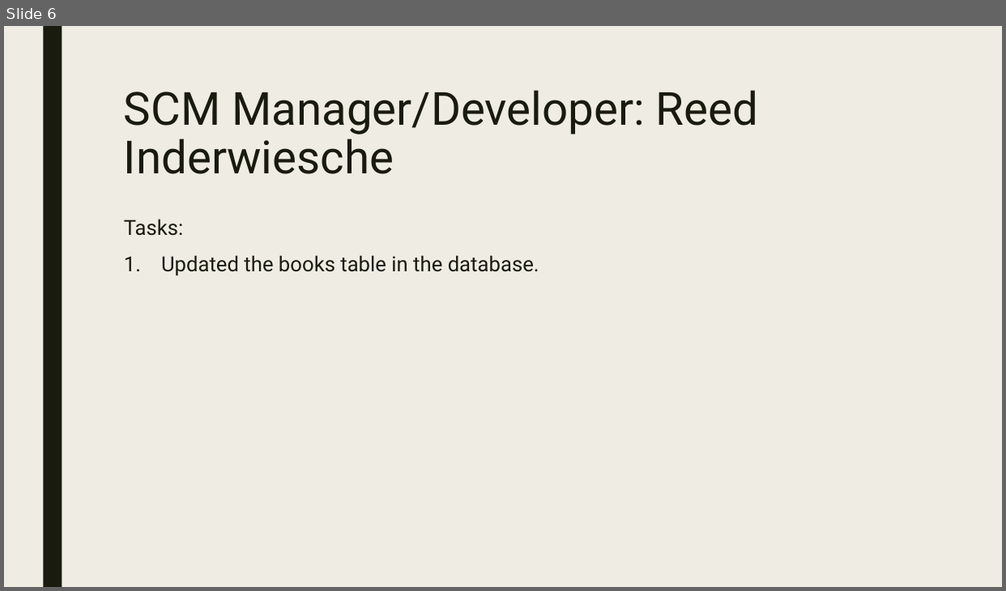
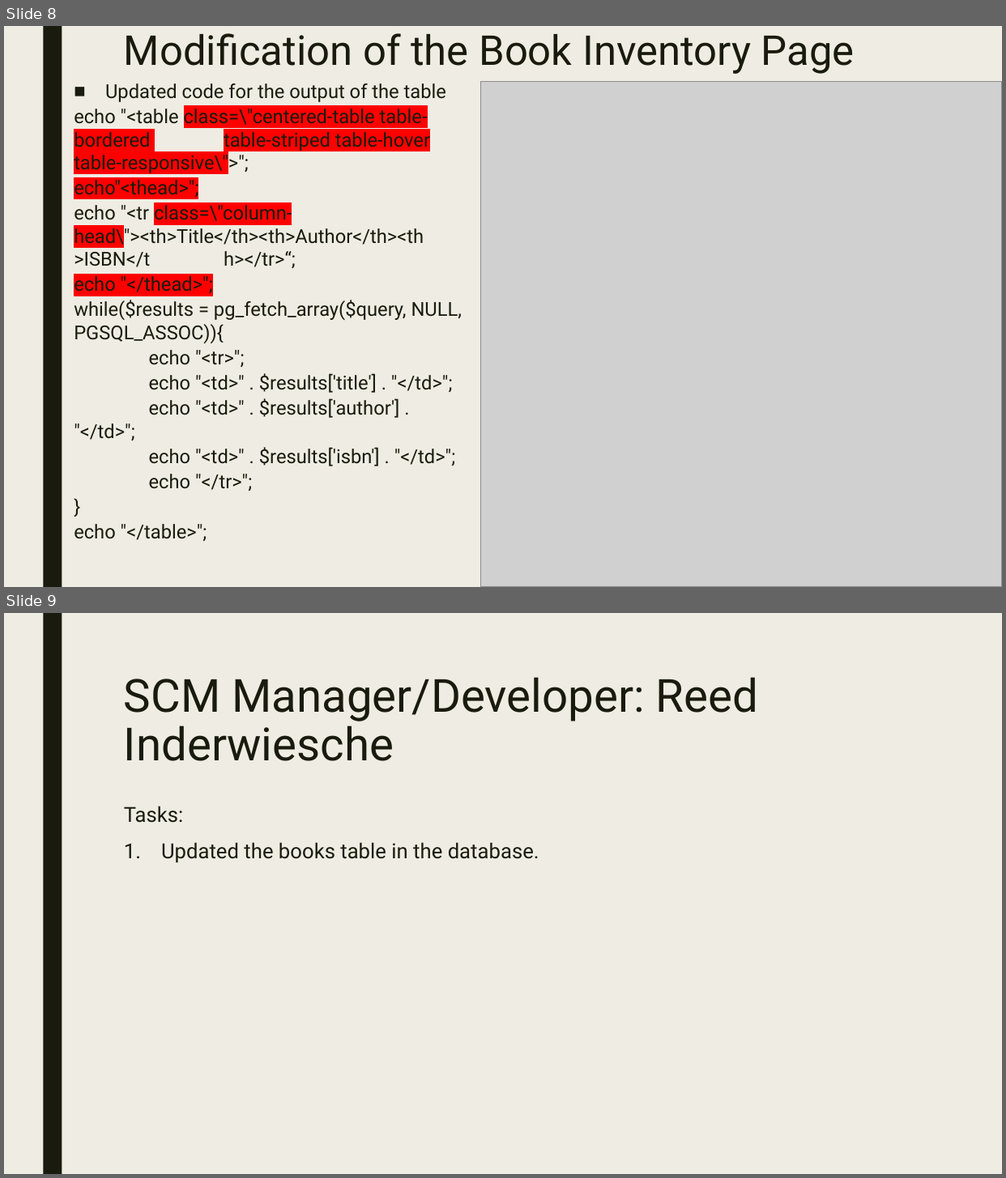
Before and after one commit to Jake25k/CSC439, a slide deck: PowerPoint Slides/csc439_sprint2.pptx. Shown one above the other, each under a label of ours: slide 6 before the commit, slides 8 and 9 after it. The pictures are 1006x591 and 1006x1178 pixels, drawn with LibreOffice and Linux fonts; fonts in the diff are those of the drawing; grey boxes stand for pictures. Boxes give left, top, right and bottom in pixels: in the first picture for what was removed or moved away, otherwise in the second. Text is boxed around its words. In the diff, an @@ line names an element or a change of style, - is before the commit and + after.

Commit message:
update powerpoint

```diff
--- a/PowerPoint Slides/csc439_sprint2.pptx
+++ b/PowerPoint Slides/csc439_sprint2.pptx
@@ slide 8 added at bbox=[4, 26, 1002, 587], background #EFEDE3; not listed: 1 template element that a slide beside it also shows @@
@@ title added at bbox=[124, 33, 854, 74], 39.6 pt, text #191B0E @@
+Modification of the Book Inventory Page
@@ text added at bbox=[74, 84, 462, 541], 18.5 pt, text #191B0E @@
+■ Updated code for the output of the table
+echo "<table class=\"centered-table table-bordered table-striped table-hover table-responsive\">";
+echo"<thead>";
+echo "<tr class=\"column- head\"><th>Title</th><th>Author</th><th >ISBN</t h></tr>“;
+echo "</thead>";
+while($results = pg_fetch_array($query, NULL, PGSQL_ASSOC)){
+echo "<tr>";
+echo "<td>" . $results['title'] . "</td>";
+echo "<td>" . $results['author'] . "</td>";
+echo "<td>" . $results['isbn'] . "</td>";
+echo "</tr>";
+}
+echo "</table>";
@@ picture added at bbox=[480, 81, 1002, 587] @@
@@ what was slide 6 is now slide 9 @@
```
Also in this commit, not shown: 3 other slides added, 1 slide removed, 1 other file.
